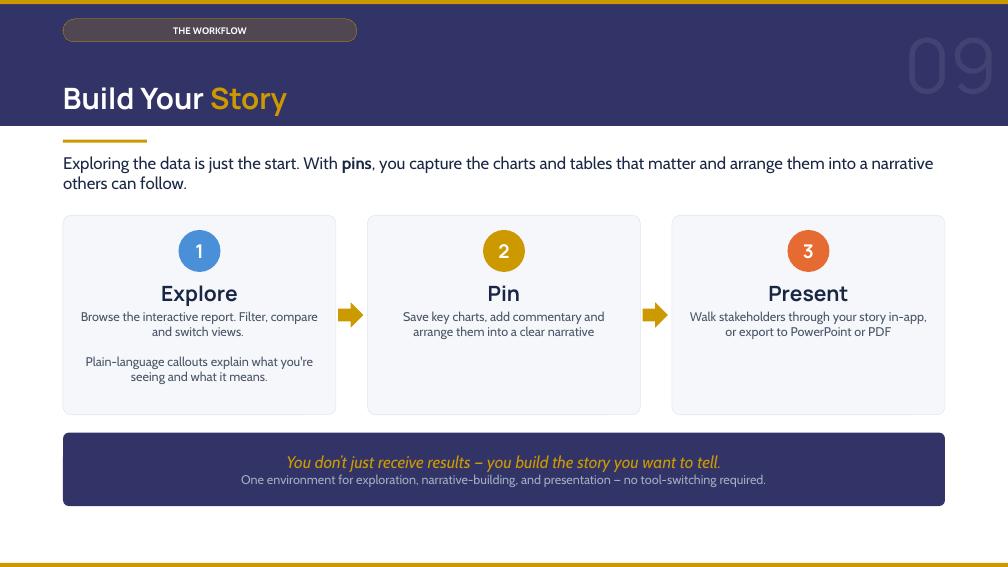
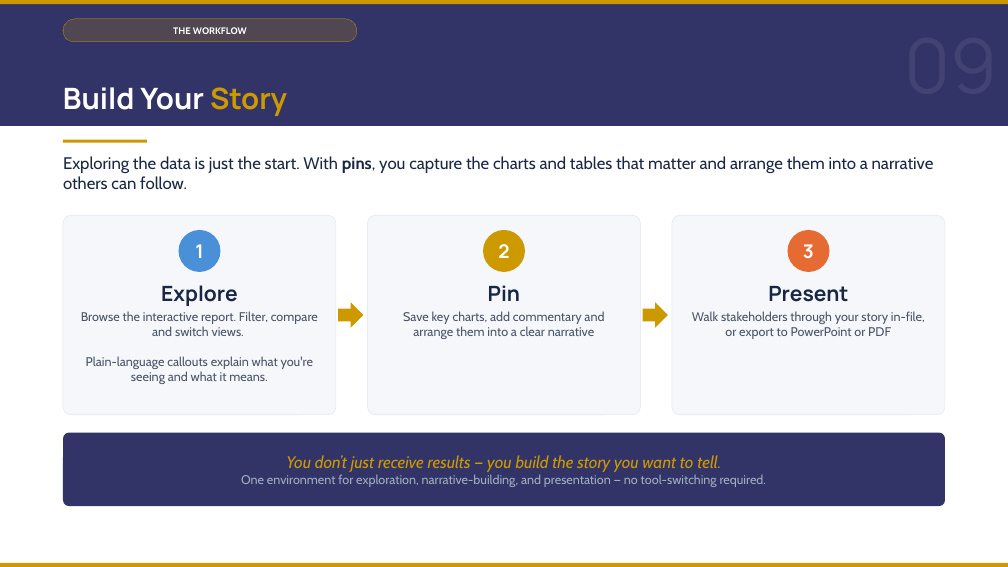
Before and after one commit to DuncanRBrett/Turas, a slide deck: slide 10 of docs/marketing/Introducing Turas to clients.pptx. Drawn at 1008x567 pixels with LibreOffice and Linux fonts; fonts in the diff are those of the drawing. Boxes give left, top, right and bottom in pixels: in the first picture for what was removed or moved away, otherwise in the second. Text is boxed around its words. In the diff, an @@ line names an element or a change of style, - is before the commit and + after.

```diff
--- a/docs/marketing/Introducing Turas to clients.pptx
+++ b/docs/marketing/Introducing Turas to clients.pptx
@@ text at (692,311,925,339): text changed @@
-Walk stakeholders through your story in-app, or export to PowerPoint or PDF
+Walk stakeholders through your story in-file, or export to PowerPoint or PDF
```
Also in this commit, not shown: 7 other files.
